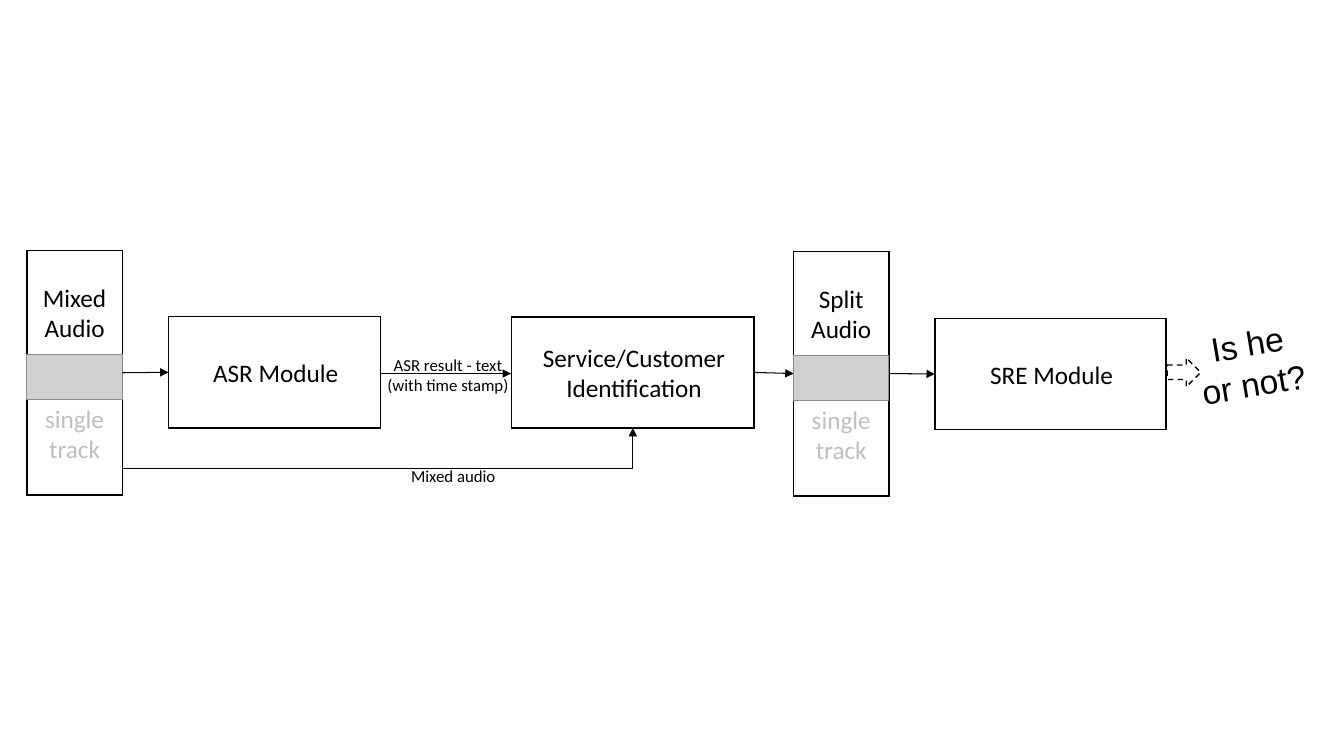
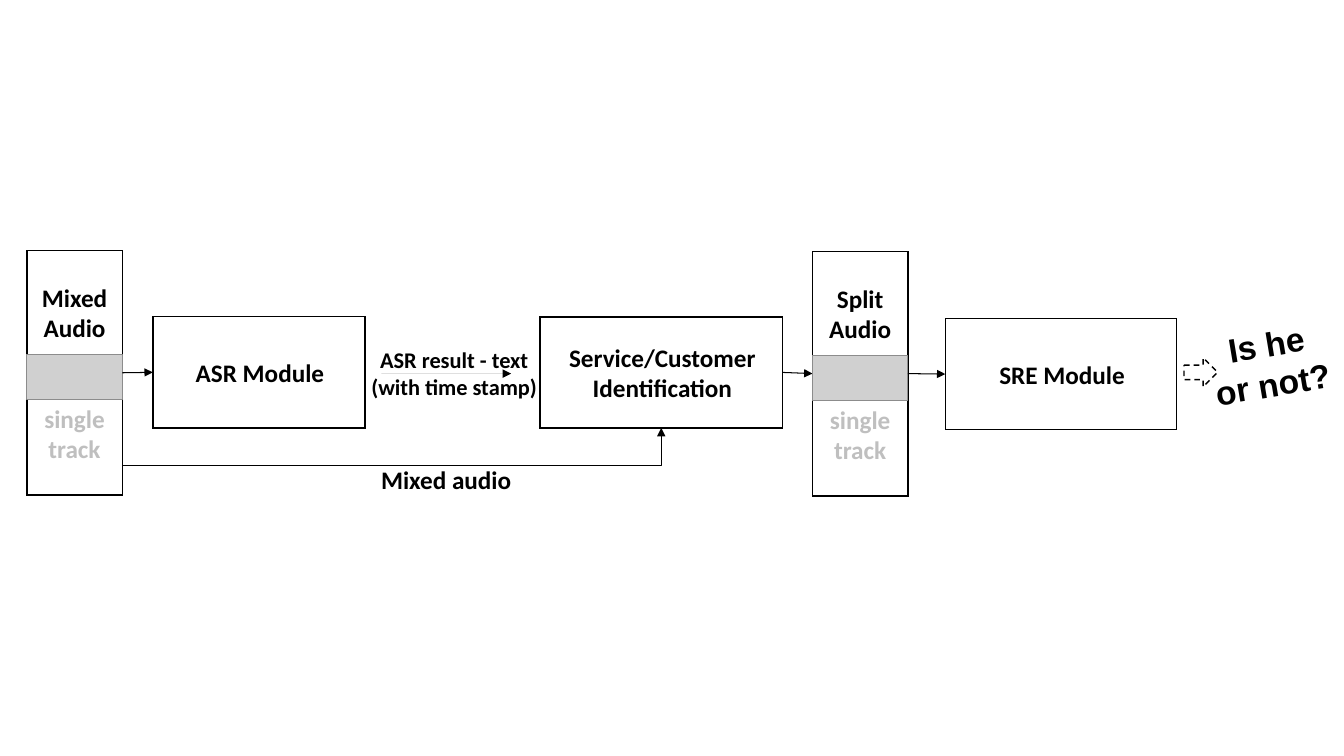
Before and after one commit to caiyuanzhe/ICPR2018, a slide deck: slide 1 of figures/png/paper_aux_ppt.pptx. Drawn at 1344x756 pixels with LibreOffice and Linux fonts; fonts in the diff are those of the drawing; grey boxes stand for pictures. Boxes give left, top, right and bottom in pixels: in the first picture for what was removed or moved away, otherwise in the second. Text is boxed around its words. In the diff, an @@ line names an element or a change of style, - is before the commit and + after.

```diff
--- a/figures/png/paper_aux_ppt.pptx
+++ b/figures/png/paper_aux_ppt.pptx
@@ 2 texts, 1 picture, 1 rectangle: place and size @@
-2 texts, 1 picture, 1 rectangle at [793,251,1308,496]
+2 texts, 1 picture, 1 rectangle at [813,251,1332,496]
@@ rectangle: place and size @@
-rectangle at [168,317,380,429]
+rectangle at [153,317,365,427]
@@ rectangle: place and size @@
-rectangle at [512,317,754,427]
+rectangle at [540,317,782,427]
@@ rectangle: place and size @@
-rectangle at [935,319,1166,431]
+rectangle at [946,319,1177,430]
@@ text "ASR Module": place and size @@
-text "ASR Module" at [213,364,339,382]
+text "ASR Module" at [196,364,324,383]
@@ text "ASR result - text": place and size @@
-text "ASR result - text" at [387,359,508,394]
+text "ASR result - text" at [371,352,537,399]
@@ text "ASR result - text" at [371,352,537,399]: size 12 to 16 pt, bold on @@
@@ bold on in 6 elements at [42,289,107,458], [999,366,1124,385], [829,290,891,459], [1218,332,1332,405], [196,364,324,383], [569,349,756,398] @@
@@ text "Service/Customer Identification": place and size @@
-text "Service/Customer Identification" at [543,349,725,397]
+text "Service/Customer Identification" at [569,349,756,398]
@@ text "SRE Module": place and size @@
-text "SRE Module" at [990,366,1113,384]
+text "SRE Module" at [999,366,1124,385]
@@ right arrow: place and size @@
-right arrow at [1168,358,1201,387]
+right arrow at [1185,358,1218,387]
@@ arrow moved from (122, 373) - (168, 372) to (122, 373) - (153, 372) @@
@@ arrow moved from (754, 372) - (793, 374) to (782, 372) - (813, 374) @@
@@ arrow moved from (889, 374) - (935, 374) to (908, 374) - (946, 374) @@
@@ elbow arrow moved from (122, 469) - (633, 429) to (123, 466) - (661, 429) @@
@@ text "Mixed audio": place and size @@
-text "Mixed audio" at [411,468,495,482]
+text "Mixed audio" at [381,471,511,490]
@@ text "Mixed audio" at [381,471,511,490]: size 12 to 18 pt, bold on @@
```
Also in this commit, not shown: 4 slides added, 21 other files.
